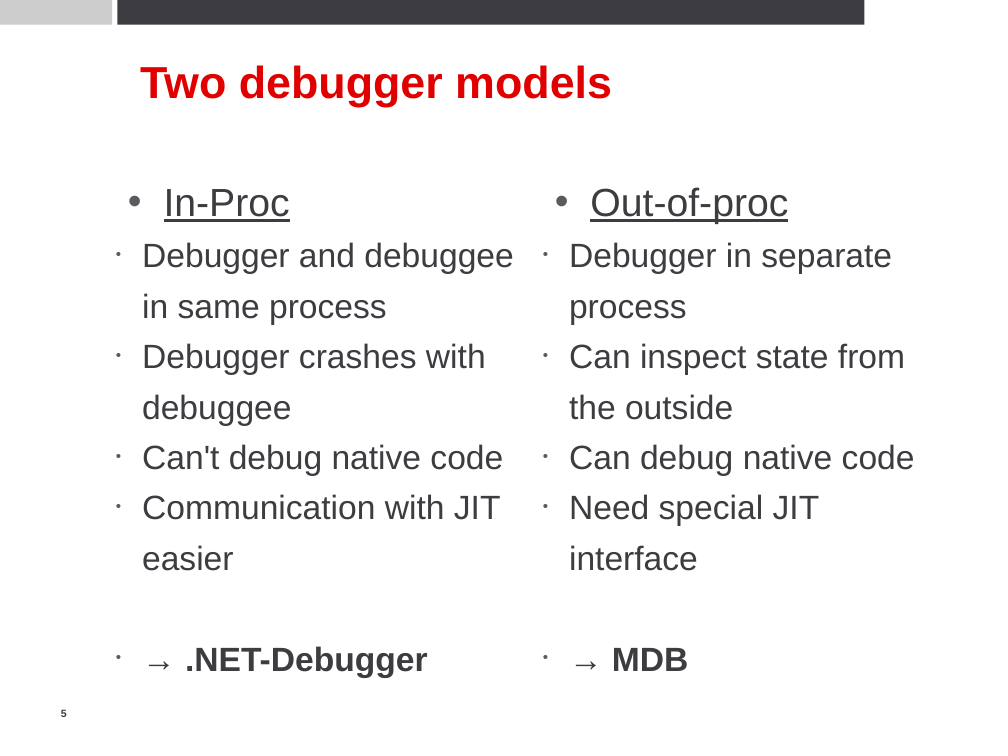
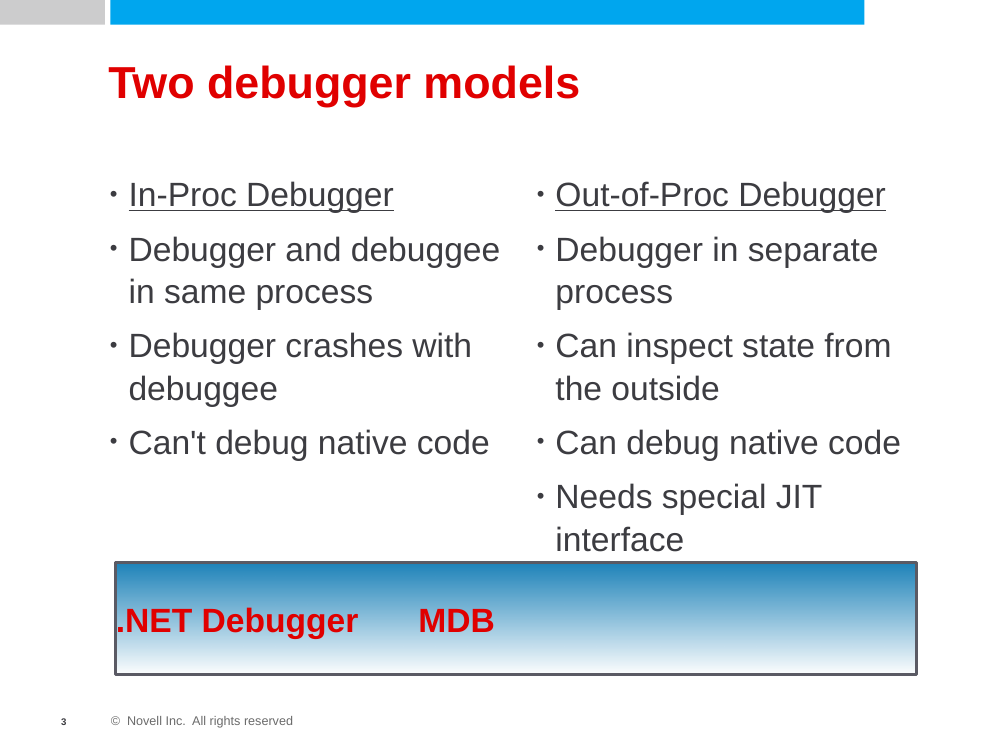
Before and after one commit to mono/debugger, a slide deck: slide 3 of doc/Debugger.odp (slide 5 before the commit). Drawn at 1008x756 pixels with LibreOffice and Linux fonts; fonts in the diff are those of the drawing; background and template pictures are left out. Boxes give left, top, right and bottom in pixels: in the first picture for what was removed or moved away, otherwise in the second. Text is boxed around its words. In the diff, an @@ line names an element or a change of style, - is before the commit and + after.

Commit message:
Add the slides for my presentation.
svn path=/trunk/debugger/; revision=90448

```diff
--- a/doc/Debugger.odp
+++ b/doc/Debugger.odp
@@ rectangle: place and size @@
-rectangle at [0,0,112,24]
+rectangle at [0,0,105,24]
@@ title "Two debugger models": place and size @@
-title "Two debugger models" at [140,65,612,107]
+title "Two debugger models" at [108,65,580,107]
@@ title "Two debugger models" at [108,65,580,107]: indent changed; line spacing 0.96 to 0.95 @@
@@ rectangle: place and size @@
-rectangle at [117,0,864,24]
+rectangle at [111,0,865,24]
@@ rectangle at [111,0,865,24]: fill #3C3C41 to #00A6EE @@
@@ text at [129,181,394,213]: text changed; size 28 to 24 pt @@
-• In-Proc
+• In-Proc Debugger
@@ text at [555,181,886,213]: text changed; size 28 to 24 pt @@
-• Out-of-proc
+• Out-of-Proc Debugger
@@ text at [129,236,500,461]: indent changed; line spacing 1.25 to 1.05; more space between paragraphs; bullet colour #5A5A5F to #3C3C41 @@
@@ text at [555,236,901,461]: indent changed; line spacing 1.25 to 1.05; more space between paragraphs; bullet colour #5A5A5F to #3C3C41 @@
@@ text at [142,494,501,678]: paragraphs removed @@
-• Communication with JIT easier
-• → .NET-Debugger
@@ text at [555,483,823,552]: text changed @@
-• Need special JIT interface
-• → MDB
+• Needs special JIT interface
@@ rectangle added at [116,563,916,675], fill gradient #1C82B9, outline #5A5A64 2.15 pt, 24 pt, text #E00000, bold @@
+.NET Debugger MDB
@@ page number removed at [61,710,67,717] @@
-5
@@ page number added at [61,718,66,725], 12 pt, text #3C3C41, bold @@
+3
@@ text added at [127,716,293,728], 9 pt, text #6B6B6B @@
+© Novell Inc. All rights reserved
```
Also in this commit, not shown: 1 other slide changed, 9 slides added, 13 slides removed.
